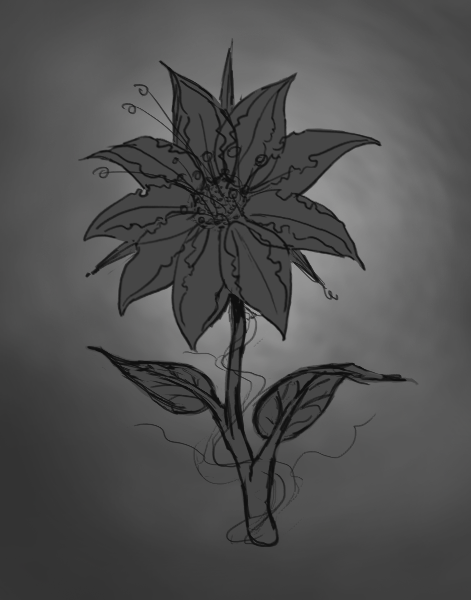
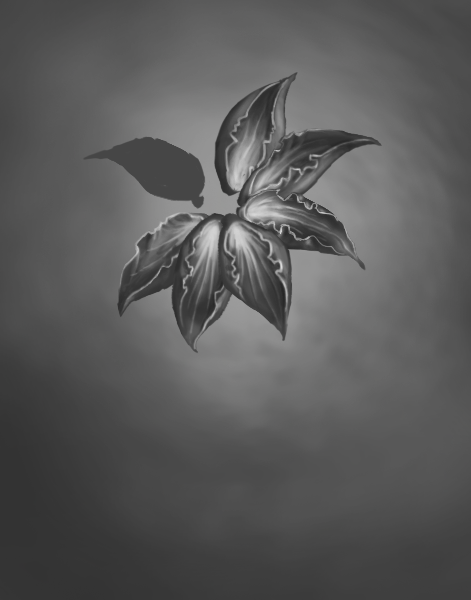
Layers edited between the first and the second 471×600 image:
hid "Layer 3", opacity 79% → 34% over [78, 38, 408, 547]
hid "blad9" over [159, 59, 239, 197]
hid "blad7", painted on it over [83, 182, 210, 292]
moved "blad4" above "blad5", painted on it over [217, 212, 293, 342]
moved "blad5" above "blad6", painted on it over [170, 212, 242, 354]
painted on "blad6" over [115, 211, 215, 321]
painted on "blad3" over [235, 188, 366, 271]
painted on "blad2" over [232, 127, 380, 210]
painted on "blad1" over [212, 72, 298, 197]
hid "själk" over [83, 48, 419, 547]
